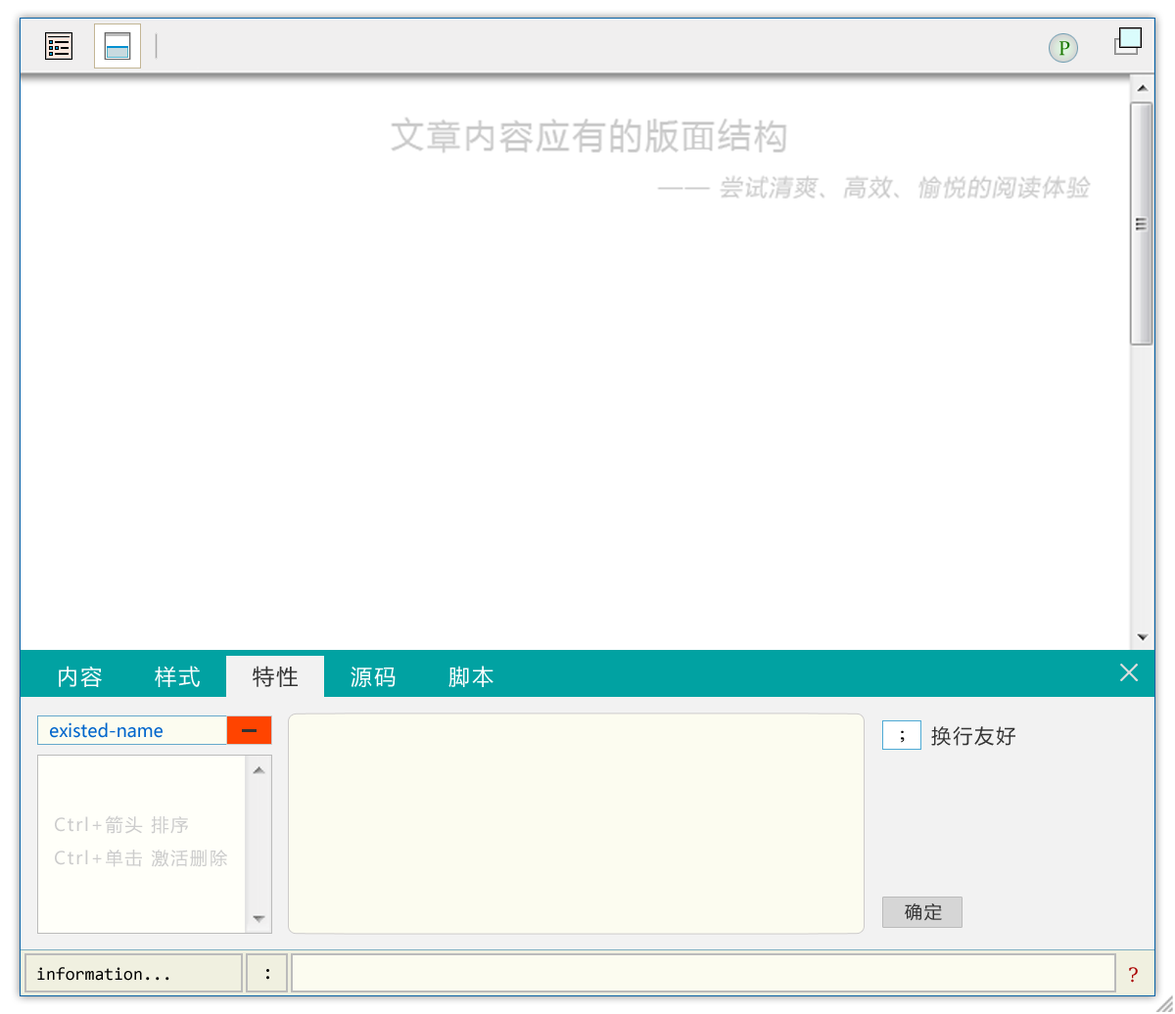
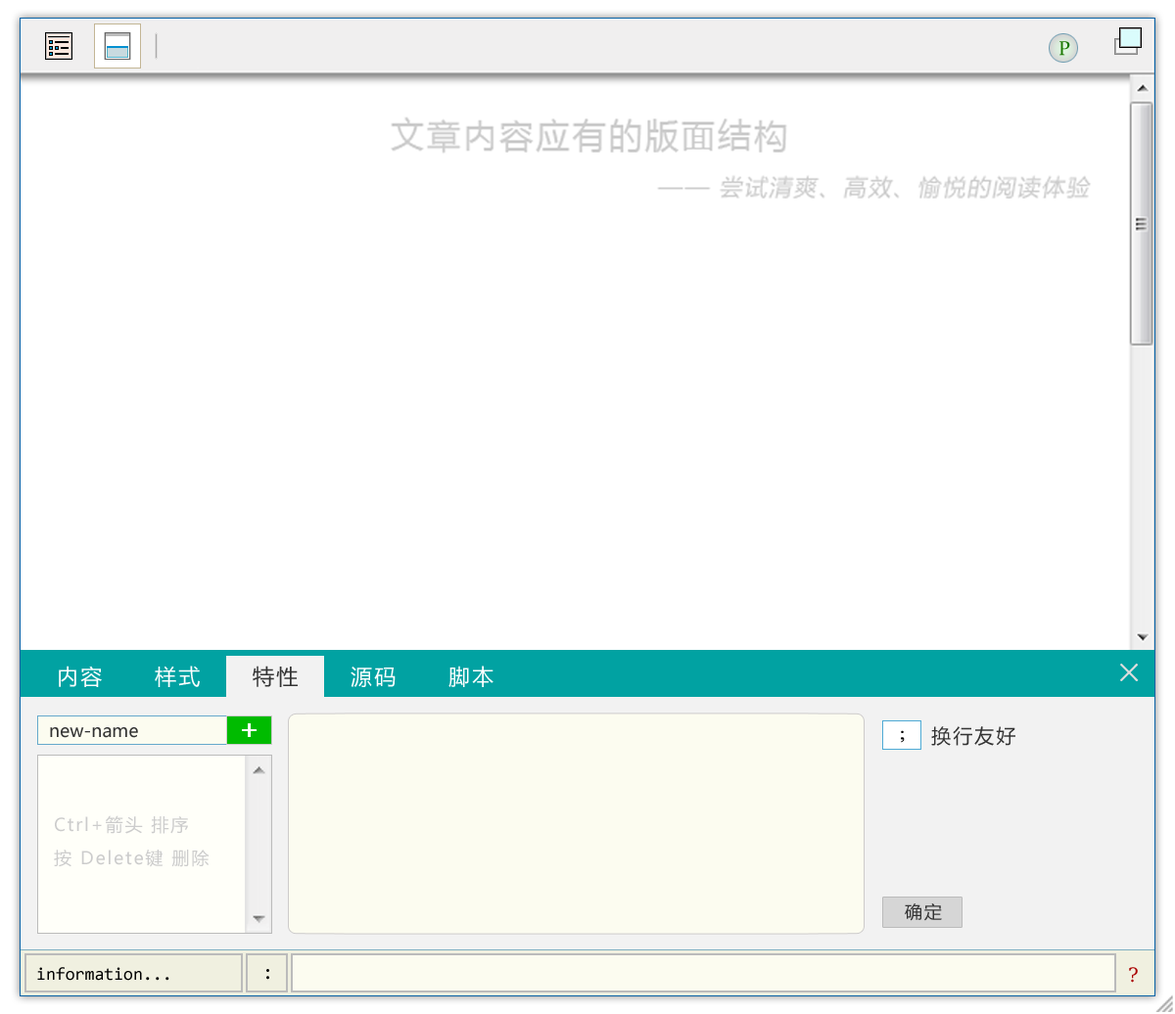
Layered file, before and after one edit (1175 x 1014). Changes by layer:
renamed "Ctrl+单击 激活删除" to "按 Delete键 删除", painted on it over 53, 849, 228, 868
removed group "移除" (3 layers) from group "左-属性清单" over 49, 716, 272, 744
removed layer "existed-name" from group "移除" over 49, 722, 163, 739
removed layer "删除" from group "移除" over 241, 729, 257, 733
removed layer "颜色填充 31 副本" from group "移除" over 227, 716, 272, 744
showed group "添加" (1st of 2, in "面板" › "左-属性清单") (3 layers) over 49, 716, 272, 744
